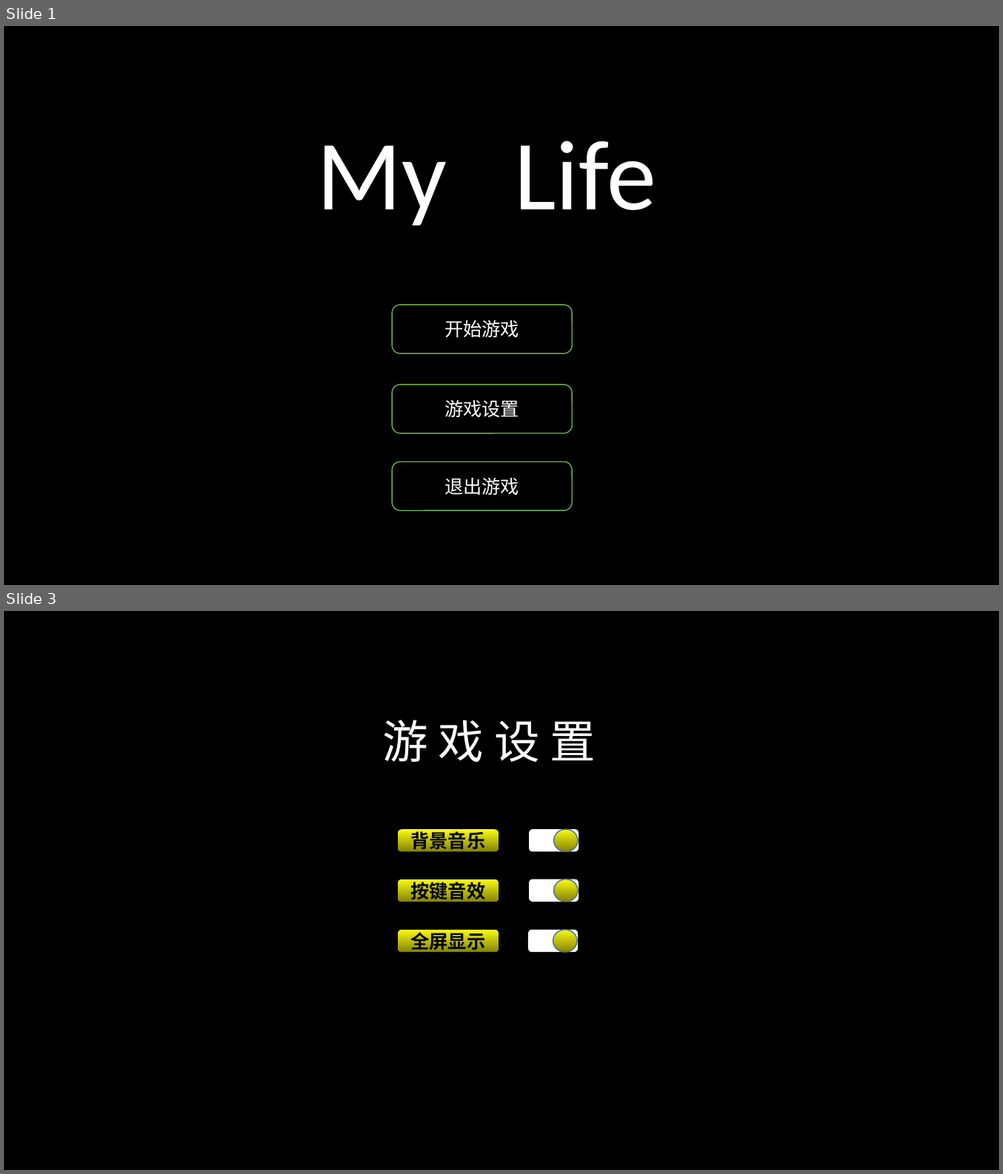
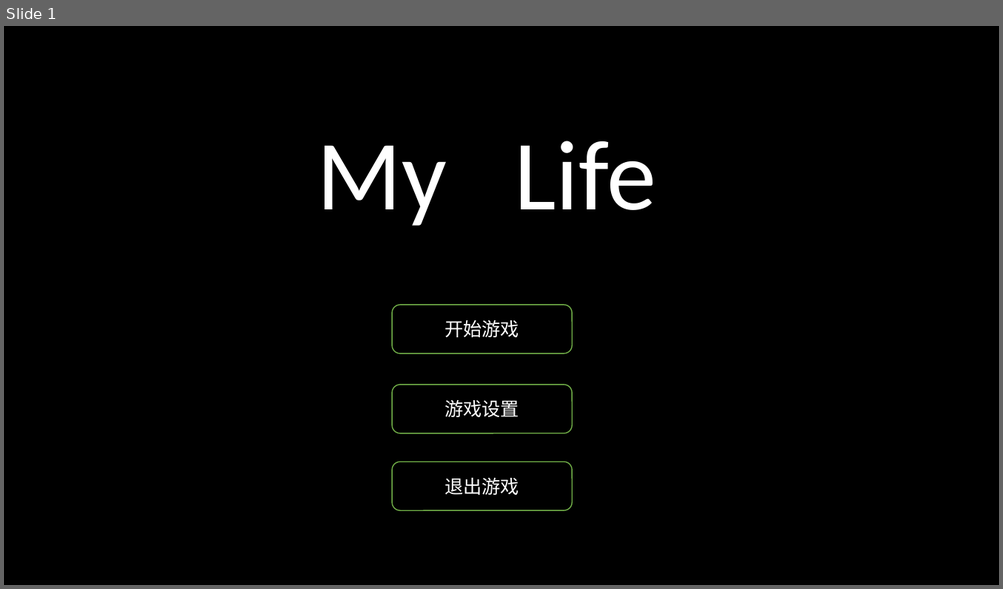
Before and after one commit to luomeng007/MyLife, a slide deck: copywriting/MyLifeMateralSelfMade.pptx. Shown one above the other, each under a label of ours: slides 1 and 3 before the commit, slide 1 after it; the slides between them are not shown. The pictures are 1003x1174 and 1003x589 pixels, drawn with LibreOffice and Linux fonts; fonts in the diff are those of the drawing. Boxes give left, top, right and bottom in pixels: in the first picture for what was removed or moved away, otherwise in the second. Text is boxed around its words. In the diff, an @@ line names an element or a change of style, - is before the commit and + after.

```diff
--- a/copywriting/MyLifeMateralSelfMade.pptx
+++ b/copywriting/MyLifeMateralSelfMade.pptx
@@ slide 3 removed at [4,611,999,1170], background #000000 @@
@@ text removed at [383,720,596,762] @@
-游 戏 设 置
@@ rounded rectangle removed at [398,829,498,852] @@
-背景音乐
@@ rounded rectangle removed at [529,829,578,852] @@
@@ ellipse removed at [554,829,578,852] @@
@@ rounded rectangle removed at [398,880,498,902] @@
-按键音效
@@ rounded rectangle removed at [529,880,578,902] @@
@@ ellipse removed at [554,880,578,902] @@
@@ rounded rectangle removed at [398,930,498,952] @@
-全屏显示
@@ rounded rectangle removed at [528,930,578,952] @@
@@ ellipse removed at [553,930,577,952] @@
```
Also in this commit, not shown: 1 slide changed, 4 slides added.
